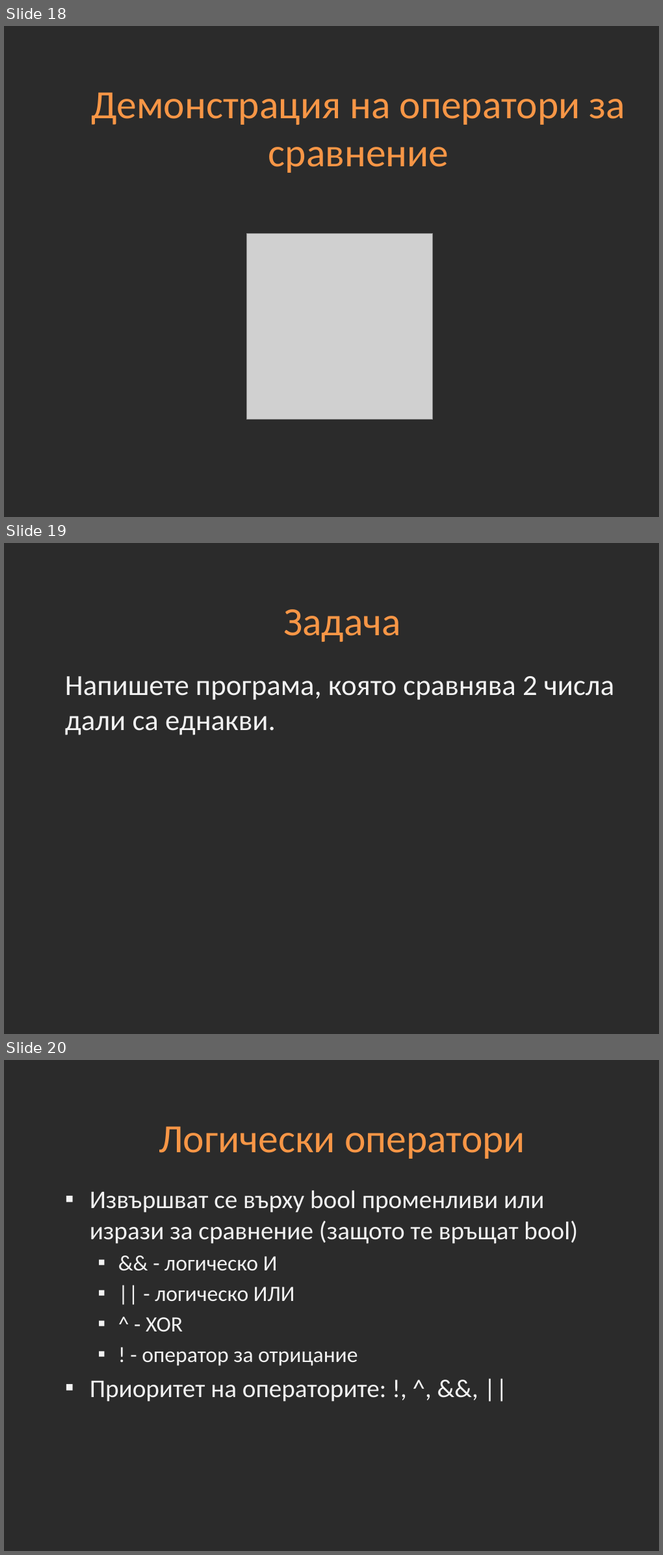
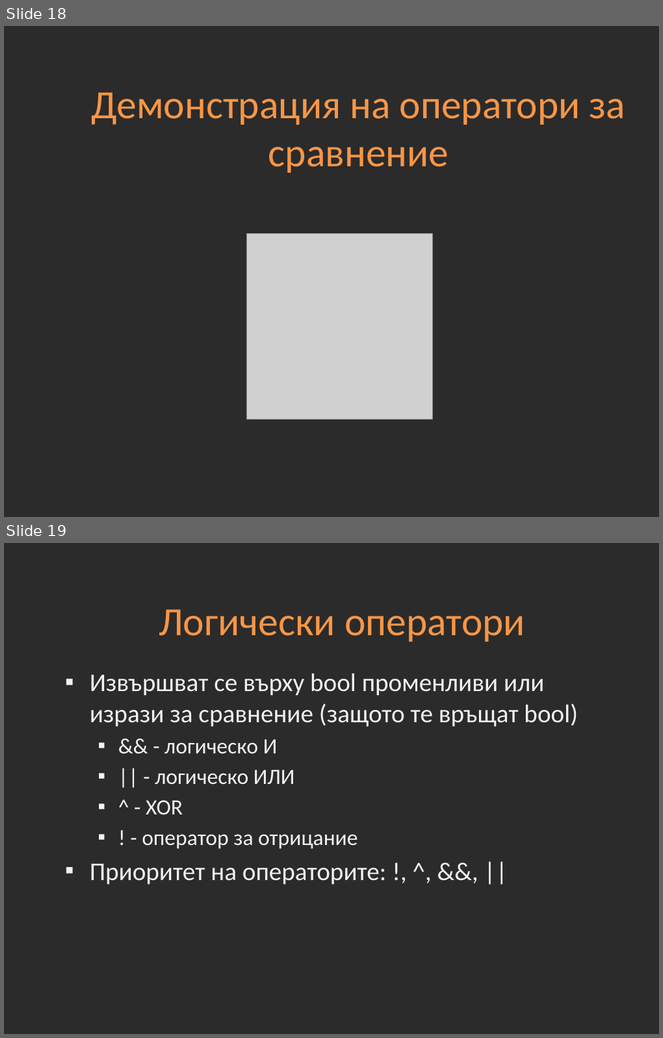
Before and after one commit to Academy-Soft-Intellect/Programming-Introduction-Course, a slide deck: 03-Data-Types.pptx. Shown one above the other, each under a label of ours: slides 18, 19 and 20 before the commit, slides 18 and 19 after it. The pictures are 663x1555 and 663x1038 pixels, drawn with LibreOffice and Linux fonts; fonts in the diff are those of the drawing; grey boxes stand for pictures; background and template pictures are left out; a plain dark background stands for a picture behind light text. Boxes give left, top, right and bottom in pixels: in the first picture for what was removed or moved away, otherwise in the second. Text is boxed around its words. In the diff, an @@ line names an element or a change of style, - is before the commit and + after.

Commit message:
Added lecture 5 and demos

```diff
--- a/03-Data-Types.pptx
+++ b/03-Data-Types.pptx
@@ slide 19 removed at (4, 543, 659, 1034), background picture (left out) @@
@@ title removed at (284, 609, 401, 642) @@
-Задача
@@ text removed at (65, 676, 614, 735) @@
-Напишете програма, която сравнява 2 числа дали са еднакви.
@@ what was slide 20 is now slide 19 @@
```
Also in this commit, not shown: 39 other files.
